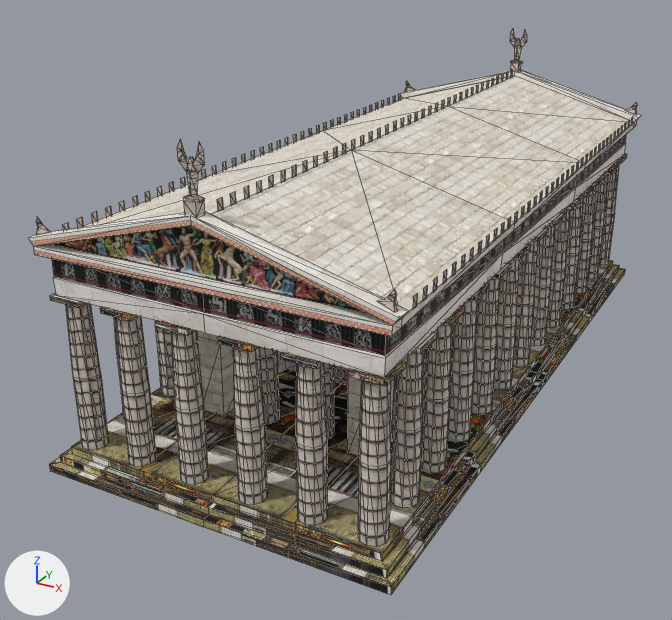
Before and after pictures for a commit that changed the glTF model assets/models/buildings/ruins.glb.
Both versions are drawn from a camera (50 mm lens) standing at (1.35, -2.94, 1.59) and looking at (-0.14, -0.23, 0.24). The lights are fixed; the arrows at lower left show +X, +Y and +Z. The older version comes first. Mesh edges are drawn as thin lines. Where no turn or scale is listed for an object, it has been applied to the vertices. Vertices at exactly the same position are counted once.

The scene before the commit, as lines of its bpy script (objects in view):
```python
ob_ruins_part0 = bpy.data.objects.new('ruins_part0', me_ruins_part0)
ob_ruins_part0.location = (0.0, 0.0, 0.0)
ob_ruins_part1 = bpy.data.objects.new('ruins_part1', me_ruins_part1)
ob_ruins_part1.location = (0.0, 0.0, 0.0)
ob_ruins_part2 = bpy.data.objects.new('ruins_part2', me_ruins_part2)
ob_ruins_part2.location = (0.0, 0.0, 0.0)
ob_ruins_part3 = bpy.data.objects.new('ruins_part3', me_ruins_part3)
ob_ruins_part3.location = (0.0, 0.0, 0.0)
ob_ruins_part4 = bpy.data.objects.new('ruins_part4', me_ruins_part4)
ob_ruins_part4.location = (0.0, 0.0, 0.0)
ob_ruins_part5 = bpy.data.objects.new('ruins_part5', me_ruins_part5)
ob_ruins_part5.location = (0.0, 0.0, 0.0)
```
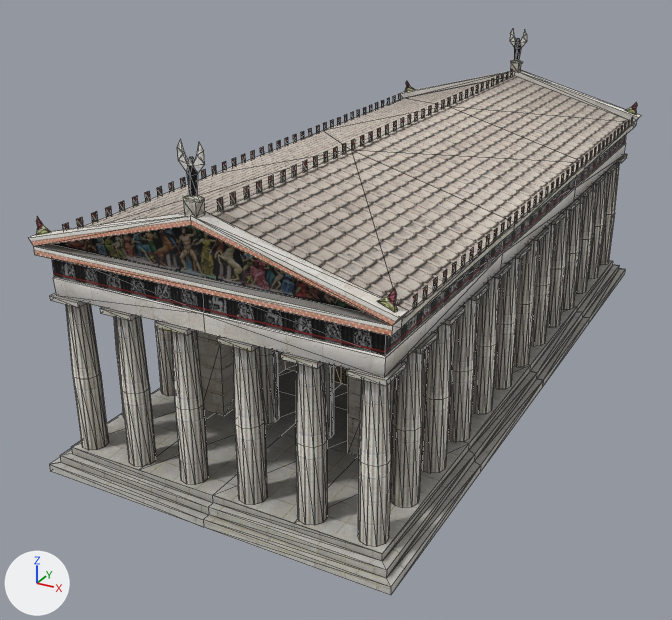
Location of each change, (x1, y1, x2, y2) in pixels of the pictures (672 x 620 px):
'ruins_part2', surface changed, recoloured
    both: (36, 31, 637, 547)
'ruins_part3', surface changed, recoloured (white to grey)
    both: (83, 76, 634, 326)
'ruins_part1', surface changed, recoloured
    both: (49, 154, 627, 595)
'ruins_part0', recoloured
    both: (34, 71, 640, 377)
'ruins_part4', surface changed, recoloured
    both: (197, 331, 425, 456)
'ruins_part5', surface changed, recoloured
    both: (62, 70, 633, 308)

The change, as a diff of the scene's bpy script:
```diff
--- a/assets/models/buildings/ruins.glb.py
+++ b/assets/models/buildings/ruins.glb.py
@@ mat_mat0 @@
 n1 = _N.new('ShaderNodeOutputMaterial'); n1.name = 'Material Output'
+n3 = _N.new('ShaderNodeMix'); n3.name = 'Mix'
+n3.data_type = 'RGBA'
+n3.blend_type = 'MULTIPLY'
+n3.inputs[0].default_value = 1.0  # 'Factor'
+n4 = _N.new('ShaderNodeVertexColor'); n4.name = 'Color Attribute'
 n2 = _N.new('ShaderNodeTexImage'); n2.name = 'Image Texture'
@@ mat_mat0 @@
 n0 = _N.new('ShaderNodeBsdfPrincipled'); n0.name = 'Principled BSDF'
 _L.new(n0.outputs[0], n1.inputs[0])  # 'BSDF' to 'Surface'
-_L.new(n2.outputs[0], n0.inputs[0])  # 'Color' to 'Base Color'
+_L.new(n3.outputs[2], n0.inputs[0])  # 'Result' to 'Base Color'
+_L.new(n4.outputs[0], n3.inputs[7])  # 'Color' to 'B'
+_L.new(n2.outputs[0], n3.inputs[6])  # 'Color' to 'A'
@@ mat_mat1 @@
 n0 = _N.new('ShaderNodeBsdfPrincipled'); n0.name = 'Principled BSDF'
 n1 = _N.new('ShaderNodeOutputMaterial'); n1.name = 'Material Output'
+n3 = _N.new('ShaderNodeMix'); n3.name = 'Mix'
+n3.data_type = 'RGBA'
+n3.blend_type = 'MULTIPLY'
+n3.inputs[0].default_value = 1.0  # 'Factor'
+n4 = _N.new('ShaderNodeVertexColor'); n4.name = 'Color Attribute'
 n2 = _N.new('ShaderNodeTexImage'); n2.name = 'Image Texture'
-n2.image = img_tex2
+n2.image = img_tex1
 _L.new(n0.outputs[0], n1.inputs[0])  # 'BSDF' to 'Surface'
-_L.new(n2.outputs[0], n0.inputs[0])  # 'Color' to 'Base Color'
+_L.new(n3.outputs[2], n0.inputs[0])  # 'Result' to 'Base Color'
+_L.new(n4.outputs[0], n3.inputs[7])  # 'Color' to 'B'
+_L.new(n2.outputs[0], n3.inputs[6])  # 'Color' to 'A'
@@ mat_mat2 @@
 n0 = _N.new('ShaderNodeBsdfPrincipled'); n0.name = 'Principled BSDF'
 n1 = _N.new('ShaderNodeOutputMaterial'); n1.name = 'Material Output'
+n3 = _N.new('ShaderNodeMix'); n3.name = 'Mix'
+n3.data_type = 'RGBA'
+n3.blend_type = 'MULTIPLY'
+n3.inputs[0].default_value = 1.0  # 'Factor'
+n4 = _N.new('ShaderNodeVertexColor'); n4.name = 'Color Attribute'
 n2 = _N.new('ShaderNodeTexImage'); n2.name = 'Image Texture'
-n2.image = img_tex3
+n2.image = img_tex2
 _L.new(n0.outputs[0], n1.inputs[0])  # 'BSDF' to 'Surface'
-_L.new(n2.outputs[0], n0.inputs[0])  # 'Color' to 'Base Color'
+_L.new(n3.outputs[2], n0.inputs[0])  # 'Result' to 'Base Color'
+_L.new(n4.outputs[0], n3.inputs[7])  # 'Color' to 'B'
+_L.new(n2.outputs[0], n3.inputs[6])  # 'Color' to 'A'
@@ mat_mat3 @@
 n0 = _N.new('ShaderNodeBsdfPrincipled'); n0.name = 'Principled BSDF'
 n1 = _N.new('ShaderNodeOutputMaterial'); n1.name = 'Material Output'
+n3 = _N.new('ShaderNodeMix'); n3.name = 'Mix'
+n3.data_type = 'RGBA'
+n3.blend_type = 'MULTIPLY'
+n3.inputs[0].default_value = 1.0  # 'Factor'
+n4 = _N.new('ShaderNodeVertexColor'); n4.name = 'Color Attribute'
 n2 = _N.new('ShaderNodeTexImage'); n2.name = 'Image Texture'
-n2.image = img_tex4
+n2.image = img_tex3
 _L.new(n0.outputs[0], n1.inputs[0])  # 'BSDF' to 'Surface'
-_L.new(n2.outputs[0], n0.inputs[0])  # 'Color' to 'Base Color'
+_L.new(n3.outputs[2], n0.inputs[0])  # 'Result' to 'Base Color'
+_L.new(n4.outputs[0], n3.inputs[7])  # 'Color' to 'B'
+_L.new(n2.outputs[0], n3.inputs[6])  # 'Color' to 'A'
@@ mat_mat4 @@
 n0 = _N.new('ShaderNodeBsdfPrincipled'); n0.name = 'Principled BSDF'
 n1 = _N.new('ShaderNodeOutputMaterial'); n1.name = 'Material Output'
+n3 = _N.new('ShaderNodeMix'); n3.name = 'Mix'
+n3.data_type = 'RGBA'
+n3.blend_type = 'MULTIPLY'
+n3.inputs[0].default_value = 1.0  # 'Factor'
+n4 = _N.new('ShaderNodeVertexColor'); n4.name = 'Color Attribute'
 n2 = _N.new('ShaderNodeTexImage'); n2.name = 'Image Texture'
-n2.image = img_tex5
+n2.image = img_tex4
 _L.new(n0.outputs[0], n1.inputs[0])  # 'BSDF' to 'Surface'
-_L.new(n2.outputs[0], n0.inputs[0])  # 'Color' to 'Base Color'
+_L.new(n3.outputs[2], n0.inputs[0])  # 'Result' to 'Base Color'
+_L.new(n4.outputs[0], n3.inputs[7])  # 'Color' to 'B'
+_L.new(n2.outputs[0], n3.inputs[6])  # 'Color' to 'A'
@@ me_ruins_part0 @@
 me_ruins_part0.from_pydata(...)  # 88 vertices, 110 faces; spans x -0.56..0.56, y -1.22..1.22, z 0.57..0.9
+# me_ruins_part0 part 1: vertex colours changed
 me_ruins_part0.materials.append(mat_mat0)
@@ me_ruins_part1 @@
 me_ruins_part1.from_pydata(...)  # 395 vertices, 432 faces; spans x -0.58..0.58, y -1.25..1.25, z 0.0..0.57
+# me_ruins_part1 part 2: vertex colours changed
 me_ruins_part1.materials.append(mat_mat1)
@@ me_ruins_part2 @@
 me_ruins_part2.from_pydata(...)  # 1290 vertices, 1752 faces; spans x -0.55..0.55, y -1.21..1.21, z 0.07..1.07
+# me_ruins_part2 part 3: vertex colours changed
 me_ruins_part2.materials.append(mat_mat2)
@@ me_ruins_part3 @@
 me_ruins_part3.from_pydata(...)  # 20 vertices, 24 faces; spans x -0.55..0.55, y -1.17..1.17, z 0.7..0.88
+# me_ruins_part3 part 4: texture (UV) coordinates changed
+# me_ruins_part3 part 5: vertex colours changed
 me_ruins_part3.materials.append(mat_mat3)
@@ me_ruins_part4 @@
 me_ruins_part4.from_pydata(...)  # 66 vertices, 88 faces; spans x -0.32..0.32, y -0.83..0.87, z 0.07..0.6
+# me_ruins_part4 part 6: texture (UV) coordinates changed
+# me_ruins_part4 part 7: vertex colours changed
 me_ruins_part4.materials.append(mat_mat4)
@@ me_ruins_part5 @@
 me_ruins_part5.from_pydata(...)  # 912 vertices, 456 faces; spans x -0.54..0.54, y -1.11..1.14, z 0.72..0.91
+# me_ruins_part5 part 8: texture (UV) coordinates changed
+# me_ruins_part5 part 9: vertex colours changed
 me_ruins_part5.materials.append(mat_mat2)
```
